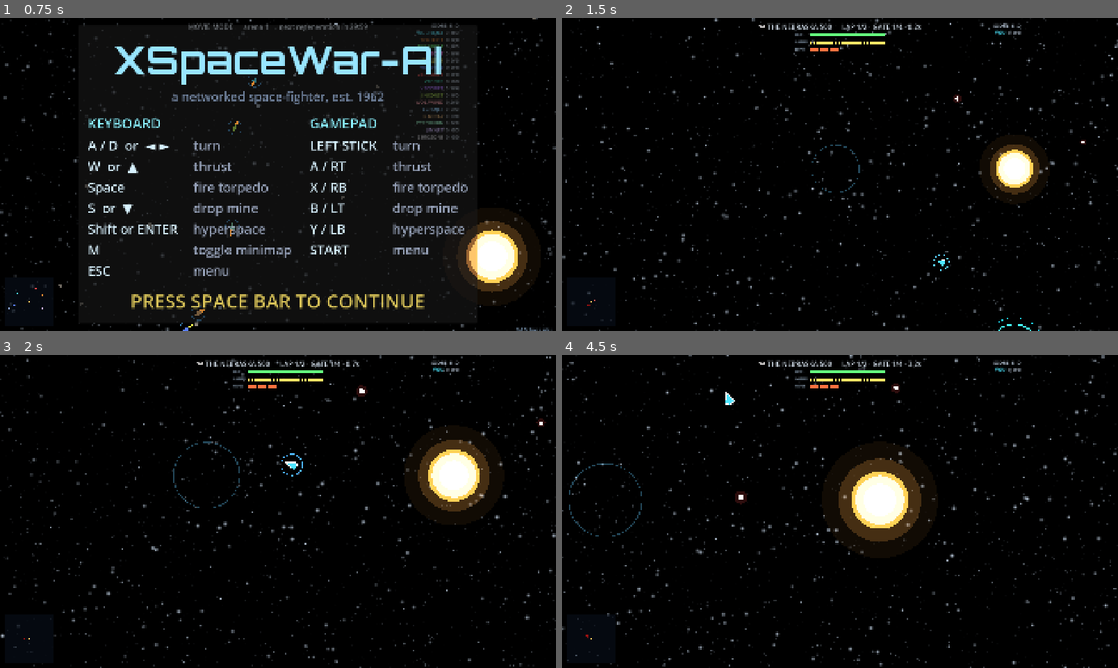
Above: before the commit, frames 1-4 (two rows, left to right).
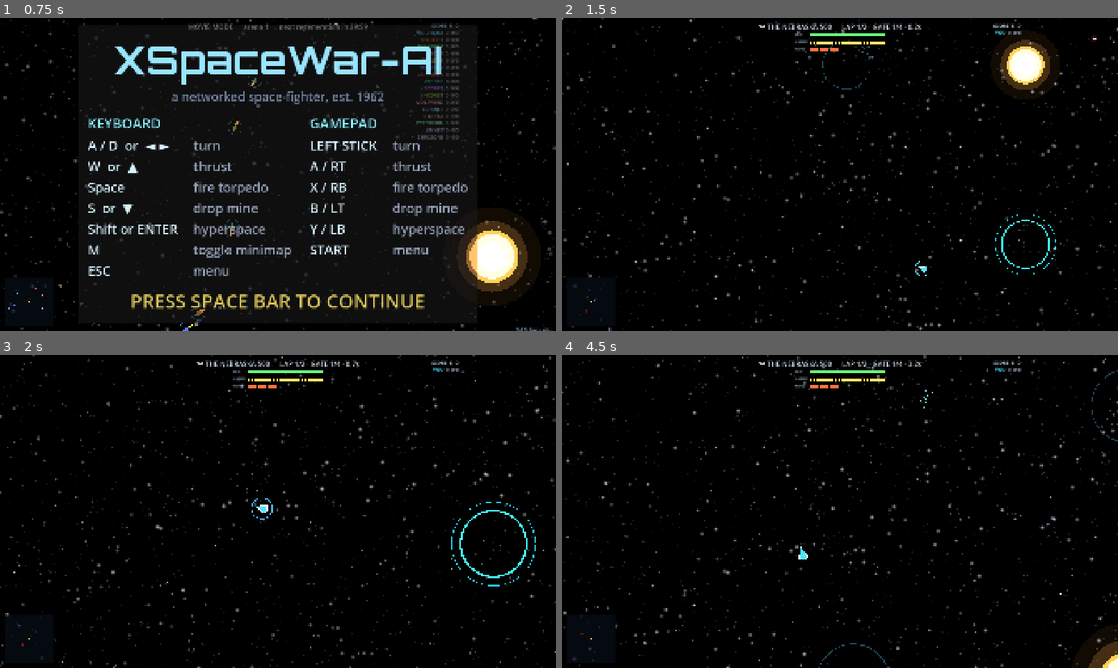
Above: after the commit, the same moments.

Repository: CryptoJones/XSpaceWar-AI
Game: Godot game, scene res://src/ui/main.tscn
Two runs of this game, one before a commit and one after it. Both use one fixed random seed, a clock stepped at 60 frames per second and the inputs below.
Inputs (mouse positions are in pixels of both pictures, inside the frame that each line leads up to):
- Up to frame 1 (0.75 s): tap Enter at 0.5 s; move the mouse to (400, 158) at 0.52 s; hold D from 0.53 s (still down); tap Shift at 0.6 s; click (400, 158) at 0.67 s
- Up to frame 2 (1.5 s): tap Space at 0.77 s; release D at 1.25 s; click (906, 83) at 1.25 s
- Up to frame 3 (2 s): no input
- Up to frame 4 (4.5 s): drag from (728, 527) to (812, 574) at 2.02 s; move the mouse to (895, 442) at 2.77 s; hold D 2.78-3.5 s; tap K at 2.85 s; drag from (812, 574) to (673, 464) at 3.52 s; move the mouse to (1006, 558) at 4.27 s; hold A from 4.28 s (still down); hold Enter from 4.28 s (still down)

Frame 1 is identical in both runs. In frame 2, 6.7% of the frame differs, in the area x 0-100%, y 0-100%; in frame 3, 6.9%; in frame 4, 7.8%.

Commit message:
v1.9.0: tame the gravity well — escapable + stable spawns at every star size
Aaron flew one star size and got death-dragged on a small map; he asked
me to do the math on ALL of them. Two fixes, swept across the full
star-size x map-size matrix (36 cells, 30s still-pilot survival):

- gravity_accel caps the summed acceleration at 0.8*thrust_accel, so the
  well can curve your path but never out-pull your engine (escapable for
  any star mass, any map). Small maps previously had a steep core where
  gravity (~1980) exceeded thrust (900) = inescapable.
- place_in_orbit spawns OUTSIDE the capped (constant-force) core, where
  the field is true 1/r^2 and circular orbits are stable closed
  ellipses; inside the cap, constant-force orbits precess and decay into
  the star. A still pilot now orbits forever.

Parametric test sweeps star sizes 5/25/50/100 x maps 2000/8000/40000.
88 sim / 43 net / smoke / camera probe green.

Co-Authored-By: Claude Fable 5 <noreply@anthropic.com>

Diff:
--- a/project.godot
+++ b/project.godot
@@ -6,7 +6,7 @@
 [application]
 
 config/name="XSpaceWar-AI"
-config/version="1.8.9"
+config/version="1.9.0"
 config/description="A modern, AI-driven networked space-fighter — a 2026 reimagining of the classic networked Spacewar! / xspacewar. Apache 2.0."
 run/main_scene="res://src/ui/main.tscn"
 config/features=PackedStringArray("4.6", "Forward Plus")
--- a/src/sim/sim_world.gd
+++ b/src/sim/sim_world.gd
@@ -109,6 +109,14 @@
 	var r := config.spawn_orbit_radius
 	if primary != null:
 		r = maxf(r, primary.radius * 3.0 + 200.0)
+		# Spawn OUTSIDE the capped (constant-force) core: inside r_cap gravity
+		# is clamped flat, and orbits under a constant central force precess
+		# and can decay into the star even with zero input. Beyond r_cap the
+		# field is true 1/r^2, so a circular orbit is a stable closed ellipse
+		# and a still pilot orbits forever. (Tiny-map+giant-star degenerates
+		# fall back to the wall clamp; the accel cap still keeps them escapable.)
+		var r_cap := sqrt(config.gravity_constant * m / (config.thrust_accel * 0.8))
+		r = maxf(r, r_cap * 1.15)
 	r = minf(r, config.arena_size * 0.5 * 0.85)
 	# Clearance: never materialize inside (or kissing) a rock/satellite —
 	# re-roll the ring angle a few times; deterministic via the world rng.
@@ -126,7 +134,11 @@
 	# Circular-orbit speed, perpendicular to the radius, random direction.
 	var speed := 0.0
 	if m > 0.0:
-		speed = sqrt(config.gravity_constant * m / r)
+		# Circular speed for the EFFECTIVE (capped) gravity at this radius,
+		# so the spawn orbit is actually stable under the escapability cap.
+		var grav_here: float = minf(config.gravity_constant * m / (r * r),
+			config.thrust_accel * 0.8)
+		speed = sqrt(grav_here * r)
 	var dir := Vector2(-sin(ang), cos(ang))
 	if rng.randf() < 0.5:
 		dir = -dir
@@ -404,6 +416,15 @@
 		r2 = maxf(r2, soft * soft)
 		var r := sqrt(r2)
 		a += d * (config.gravity_constant * b.mass / (r2 * r))
+	# Escapability guarantee (Aaron's rule): the well may curve your path
+	# hard, but it must NEVER out-pull your engine — a pilot burning away
+	# from the star always makes headway. Without this, the steep core of a
+	# fixed-strength star on a small map exceeded thrust_accel and dragged
+	# even a still ship to its death. Slingshots at range are unaffected
+	# (gravity is naturally well under the cap out there).
+	var cap := config.thrust_accel * 0.8
+	if a.length() > cap:
+		a = a.normalized() * cap
 	return a
 
 ## Advance one ship's pilot kinematics (turn / thrust+fuel / gravity /
--- a/tests/run_tests.gd
+++ b/tests/run_tests.gd
@@ -22,6 +22,7 @@
 	_test_hazard_slider()
 	_test_ship_colors()
 	_test_star_scale()
+	_test_gravity_escapable()
 	_test_giant_star_spawns()
 	_test_map_size()
 	_test_lives()
@@ -305,10 +306,13 @@
 	_check("star: scale multiplies mass (gravity) and size",
 		is_equal_approx(p4.mass, p1.mass * 4.0) and p4.radius > p1.radius,
 		"m %0.f/%0.f r %.0f/%.0f" % [p1.mass, p4.mass, p1.radius, p4.radius])
-	var probe := Vector2(1500, 0)
+	# Probe far enough out that neither star's pull hits the escapability
+	# cap, so the raw 4x mass ratio is visible (inside the cap both clamp).
+	var probe := Vector2(3000, 0)
 	var g1 := w1.gravity_accel(probe).length()
 	var g4 := w4.gravity_accel(probe).length()
-	_check("star: bigger star pulls 4x harder", is_equal_approx(g4, g1 * 4.0),
+	_check("star: bigger star pulls 4x harder (below the cap)",
+		is_equal_approx(g4, g1 * 4.0) and g4 < w4.config.thrust_accel * 0.8,
 		"g %.2f vs %.2f" % [g1, g4])
 
 func _test_eternal_torpedoes() -> void:
@@ -507,6 +511,58 @@
 	_check("lives: last pilot standing wins",
 		s2.match_over and s2.winner_ship == survivor_id)
 
+func _test_gravity_escapable() -> void:
+	# The well must never out-pull thrust — even at the steep core of a small
+	# map, a pilot burning straight out makes headway (Aaron\'s rule).
+	var s := GameSession.new()
+	s.map_size = 8000.0
+	s.hazard = 0.0
+	s.score_limit = 0
+	s.start_skirmish(2, GameSession.Mode.FFA, BotController.Difficulty.ROOKIE)
+	var w := s.world
+	# Probe gravity right at the spawn ring and just inside it.
+	var star := w.primary_body()
+	var cap := w.config.thrust_accel * 0.8
+	var worst := 0.0
+	for rr in [w.config.spawn_orbit_radius, w.config.spawn_orbit_radius * 0.6,
+			star.radius * 2.0]:
+		var probe := star.pos + Vector2(rr, 0.0)
+		worst = maxf(worst, w.gravity_accel(probe).length())
+	_check("gravity: capped below thrust everywhere (escapable)",
+		worst <= cap + 0.001 and cap < w.config.thrust_accel,
+		"worst=%.0f cap=%.0f thrust=%.0f" % [worst, cap, w.config.thrust_accel])
+
+	# Across the WHOLE star-size slider (5..100) x map extremes: gravity is
+	# capped below thrust (escapable) AND a still pilot orbits the star-only
+	# field without dying (spawn sits outside the capped, non-Keplerian core).
+	var escapable_all := true
+	var still_survives_all := true
+	for star_slider in [5, 25, 50, 100]:
+		for map_sz in [2000.0, 8000.0, 40000.0]:
+			var cfg := SimConfig.from_seed(909 + star_slider)
+			cfg.arena_size = map_sz
+			cfg.spawn_orbit_radius = clampf(map_sz * 0.035, 550.0, 1400.0)
+			var ww := SimWorld.new(cfg)
+			ArenaGen.populate(ww, {"star_count": 1, "star_scale": float(star_slider) / 25.0,
+				"planets": 0, "satellites": 0, "hazard": 0.0})
+			var st := ww.primary_body()
+			var rr := st.radius + ww.config.ship_radius
+			while rr <= ww.config.spawn_orbit_radius + 1.0:
+				if ww.gravity_accel(st.pos + Vector2(rr, 0)).length() > ww.config.thrust_accel * 0.8 + 0.5:
+					escapable_all = false
+				rr += 60.0
+			var pilot := ww.add_ship()
+			pilot.spawn_grace = 0.0
+			for _i in range(1200):
+				pilot.in_thrust = false; pilot.in_turn = 0.0; pilot.in_fire = false
+				ww.step(1.0 / 60.0)
+				if not pilot.alive:
+					still_survives_all = false
+					break
+	_check("gravity: escapable at every star size (cap < thrust)", escapable_all)
+	_check("gravity: still pilot orbits, never dragged in — every star size",
+		still_survives_all)
+
 func _test_giant_star_spawns() -> void:
 	# Max star size: nobody spawns inside (or hugging) the well.
 	var s := GameSession.new()
@@ -695,8 +751,8 @@
 		hugger.update(dt)
 		w2.step()
 	var d_close := s2.pos.distance_to(w2.primary_body().pos)
-	_check("ai: roam spreads pilots (100 roams far, 1 hugs the star)",
-		d_far > w1.config.spawn_orbit_radius * 2.0 and d_close < d_far * 0.5,
+	_check("ai: roam spreads pilots (100 roams far, 1 stays closer)",
+		d_far > w1.config.spawn_orbit_radius * 2.0 and d_close < d_far * 0.8,
 		"far=%.0f close=%.0f" % [d_far, d_close])
 
 	# Aggression 1 = flee: with an enemy 600 away, the desired heading points
Not shown, changed: CHANGELOG.md
